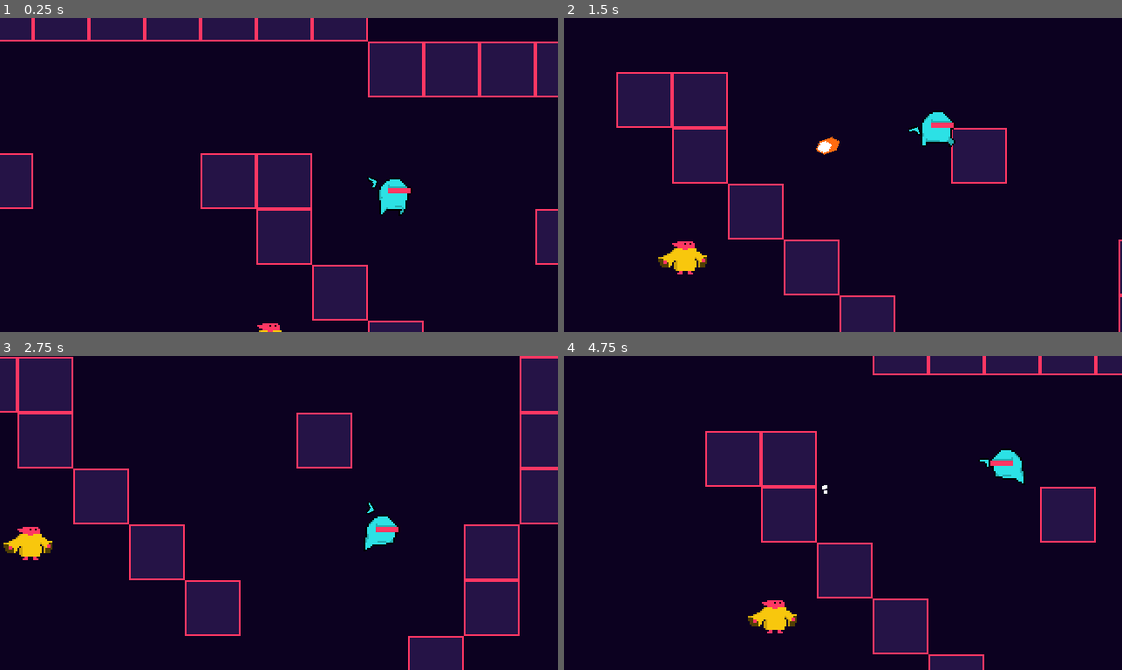
Above: before the commit, frames 1-4 (two rows, left to right).
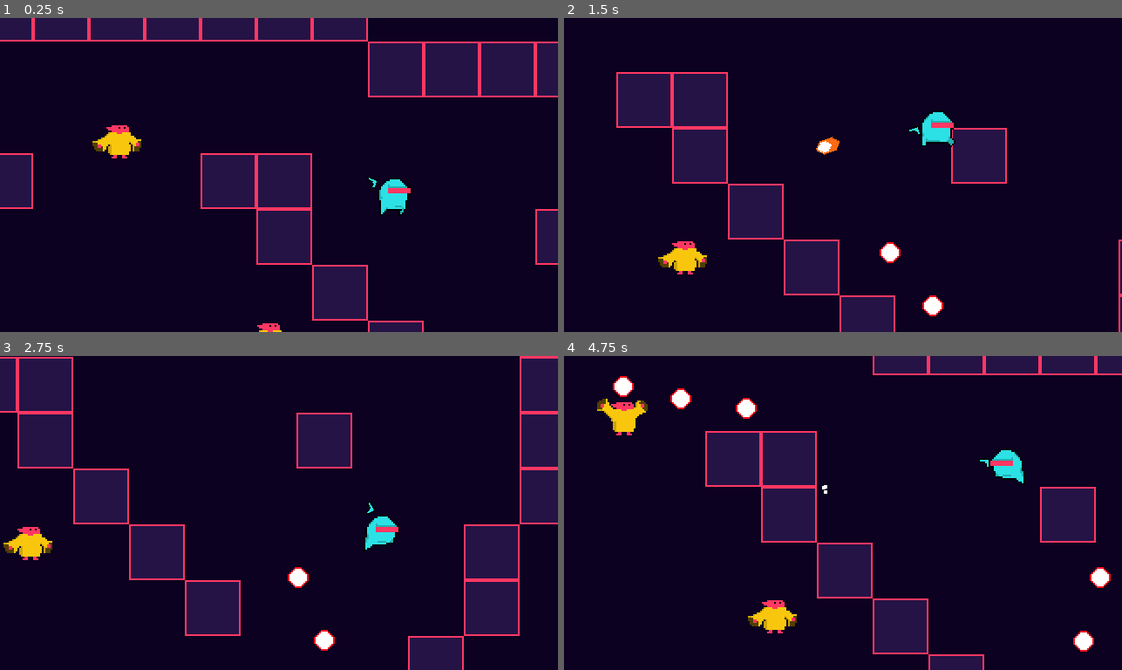
Above: after the commit, the same moments.

Repository: GregCK/RetroGun
Game: Godot game, scene res://World.tscn
Same seed, same stepped clock (60 frames per second), same inputs: the game is played once before the commit and once after it.
Inputs (mouse positions are in pixels of both pictures, inside the frame that each line leads up to):
- Up to frame 1 (0.25 s): no input
- Up to frame 2 (1.5 s): move the mouse to (965, 159) at 0.52 s; press the mouse at (965, 159) at 0.53 s; hold D (right) 0.53-1.28 s; move the mouse to (731, 190) at 1.27 s; release the mouse at (731, 190) at 1.28 s; hold S (down) from 1.28 s (still down); click (731, 190) at 1.35 s
- Up to frame 3 (2.75 s): move the mouse to (334, 443) at 2.02 s; release S (down) at 2.03 s; press the mouse at (334, 443) at 2.03 s; hold D (right) from 2.03 s (still down)
- Up to frame 4 (4.75 s): move the mouse to (815, 575) at 2.77 s; release D (right) at 2.78 s; release the mouse at (815, 575) at 2.78 s; hold W (up) 2.78-3.53 s; click (815, 575) at 2.85 s; move the mouse to (1010, 560) at 3.52 s; press the mouse at (1010, 560) at 3.53 s; hold A (left) from 3.53 s (still down); move the mouse to (675, 465) at 4.27 s; release the mouse at (675, 465) at 4.28 s; click (675, 465) at 4.35 s

The runs differ from the first frame. In frame 1, 0.6% of the frame differs, in the area x 16-26%, y 34-45%; in frame 2, 0.4%; in frame 3, 0.4%; in frame 4, 1.5%, in the area x 5-98%, y 6-95%.

Commit message:
enemy bullets die

Diff:
--- a/Enemies/EnemyBullet.gd
+++ b/Enemies/EnemyBullet.gd
@@ -1,22 +1,50 @@
 extends KinematicBody2D
+
+const DeathEffect = preload("res://Effects/BulletEffect.tscn")
 
 
 var direction : Vector2
 var velocity : Vector2
 const speed = 150
 
+var world
+var rng = RandomNumberGenerator.new()
+
 
 # Called when the node enters the scene tree for the first time.
 func _ready():
-	pass # Replace with function body.
+	world = get_parent()
+	rng.randomize()
 
 
 func init(new_direction:Vector2):
 	direction = new_direction
 	velocity = new_direction * speed
 
+
 func _physics_process(delta):
 	velocity = move_and_slide(velocity)
+	if get_slide_count() != 0:
+		for i in range(3):
+			create_death_effect()
+
+		queue_free()
+
+
+func create_death_effect():
+		var deathEffect = DeathEffect.instance()
+		world.add_child(deathEffect)
+
+		var col = get_slide_collision(0)
+		var normal = col.get_normal()
+		var dir = direction.bounce(normal)
+
+		var spread = 0.6
+		dir.x += rng.randf_range(-spread, spread)
+		dir.y += rng.randf_range(-spread, spread)
+
+		deathEffect.init(dir)
+		deathEffect.set_global_position(col.get_position() )
 
 
 func _on_Hitbox_area_entered(area):
--- a/Enemies/EnemyBullet.tscn
+++ b/Enemies/EnemyBullet.tscn
@@ -7,7 +7,11 @@
 [sub_resource type="CircleShape2D" id=1]
 radius = 5.11522
 
+[sub_resource type="CircleShape2D" id=2]
+radius = 5.65618
+
 [node name="EnemyBullet" type="KinematicBody2D"]
+collision_layer = 0
 script = ExtResource( 3 )
 
 [node name="Sprite" type="Sprite" parent="."]
@@ -19,6 +23,9 @@
 
 [node name="CollisionShape2D" parent="Hitbox" index="0"]
 shape = SubResource( 1 )
+
+[node name="CollisionShape2D" type="CollisionShape2D" parent="."]
+shape = SubResource( 2 )
 [connection signal="area_entered" from="Hitbox" to="." method="_on_Hitbox_area_entered"]
 
 [editable path="Hitbox"]
--- a/World.tscn
+++ b/World.tscn
@@ -50,3 +50,12 @@
 
 [node name="Goblin" parent="YSort" instance=ExtResource( 4 )]
 position = Vector2( 38.0975, -28.97 )
+
+[node name="Goblin2" parent="YSort" instance=ExtResource( 4 )]
+position = Vector2( -86.5136, 28.9702 )
+
+[node name="Goblin3" parent="YSort" instance=ExtResource( 4 )]
+position = Vector2( 206.362, 90.0852 )
+
+[node name="Goblin4" parent="YSort" instance=ExtResource( 4 )]
+position = Vector2( -48.4159, -142.469 )
Not shown, changed: .mono/metadata/ide_messaging_meta.txt
Not shown: 1 places in Enemies/EnemyBullet.tscn that only renumber resources
